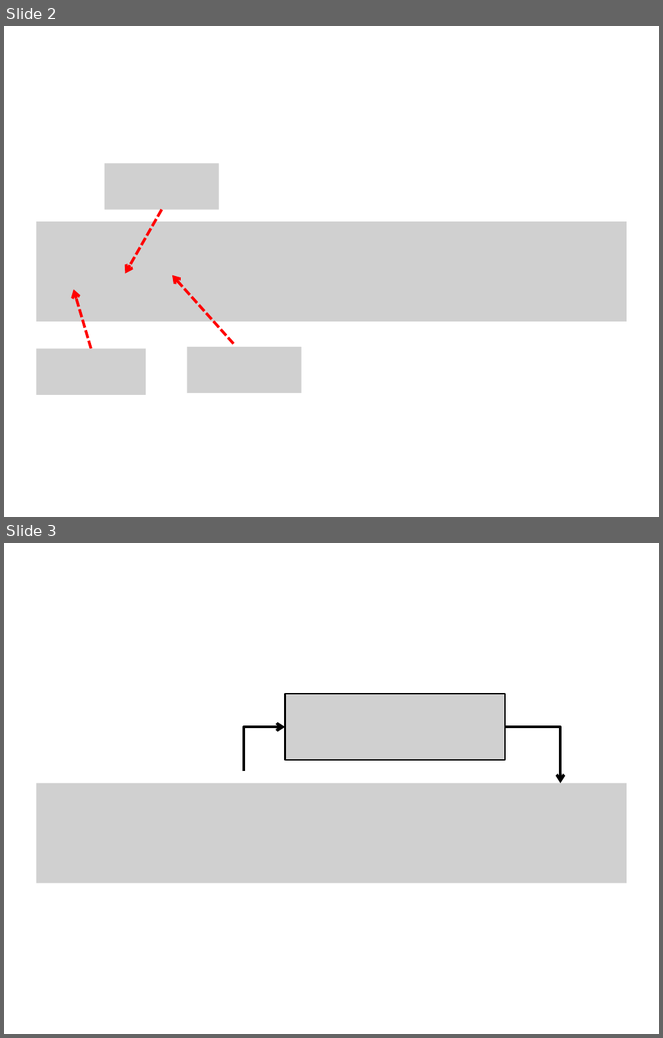
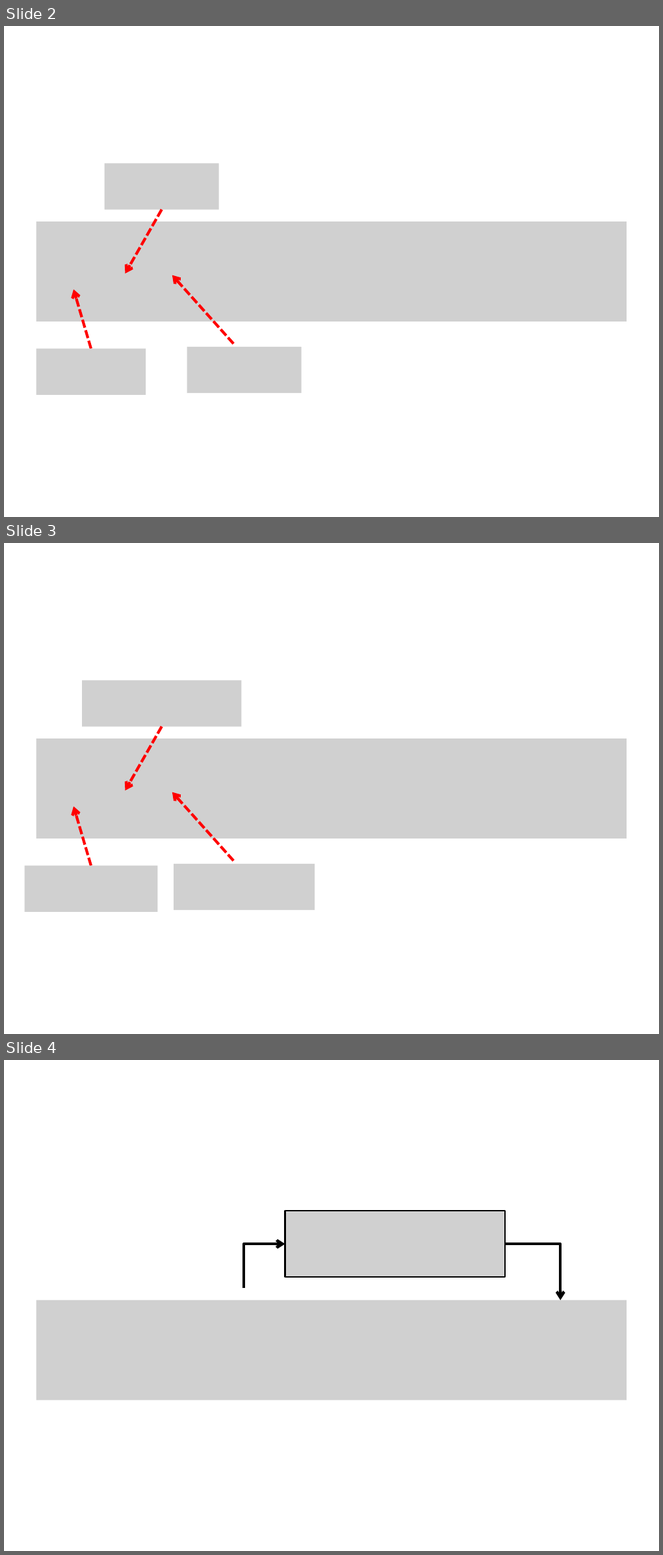
Before and after one commit to answeredbyablemind/answeredbyablemind.github.io, a slide deck: pics/2021-06-15-elementary_square_matrix/pics.pptx. Shown one above the other, each under a label of ours: slides 2 and 3 before the commit, slides 2, 3 and 4 after it. The pictures are 663x1038 and 663x1555 pixels, drawn with LibreOffice and Linux fonts; fonts in the diff are those of the drawing; grey boxes stand for pictures. Boxes give left, top, right and bottom in pixels: in the first picture for what was removed or moved away, otherwise in the second. Text is boxed around its words. In the diff, an @@ line names an element or a change of style, - is before the commit and + after.

```diff
--- a/pics/2021-06-15-elementary_square_matrix/pics.pptx
+++ b/pics/2021-06-15-elementary_square_matrix/pics.pptx
@@ slide 3 added at (4, 543, 659, 1034), background #FFFFFF @@
@@ picture added at (82, 681, 241, 727) @@
@@ arrow added from (162, 726) to (125, 791), #FF0000 3 pt dashed @@
@@ picture added at (36, 739, 627, 839) @@
@@ arrow added from (233, 861) to (172, 793), #FF0000 3 pt dashed @@
@@ arrow added from (91, 866) to (74, 806), #FF0000 3 pt dashed @@
@@ picture added at (24, 866, 157, 913) @@
@@ picture added at (174, 864, 315, 910) @@
@@ what was slide 3 is now slide 4 @@
```
Also in this commit, not shown: 1 other slide added, 5 other files.
